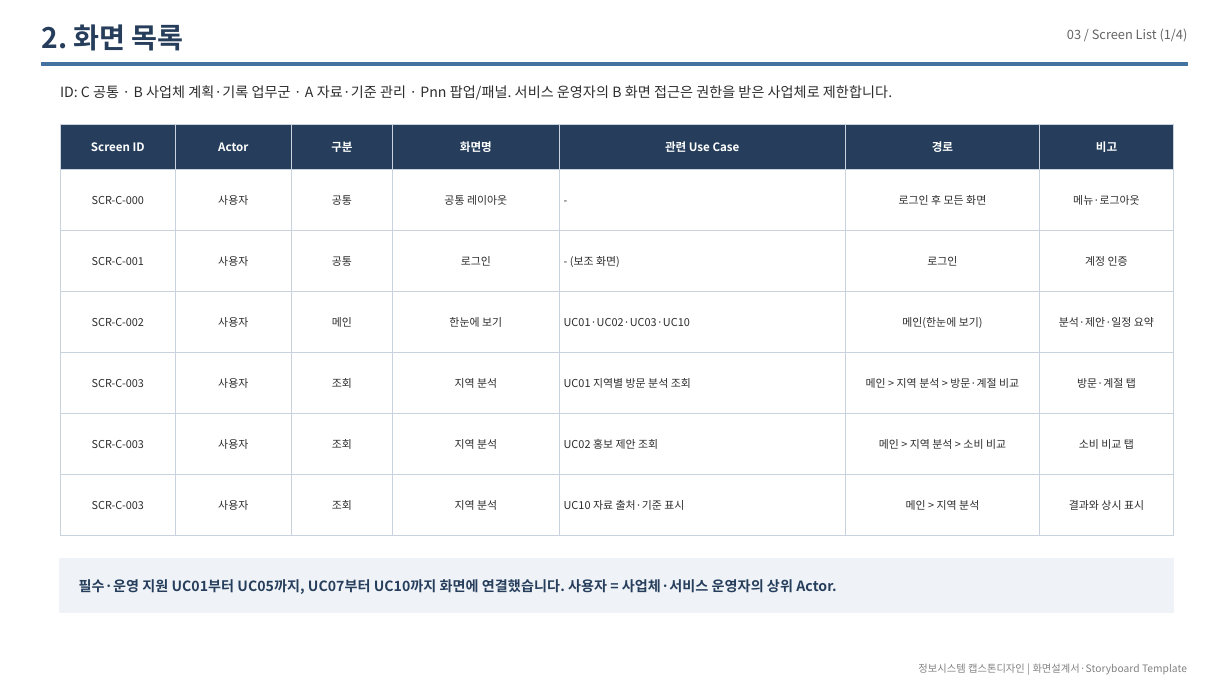
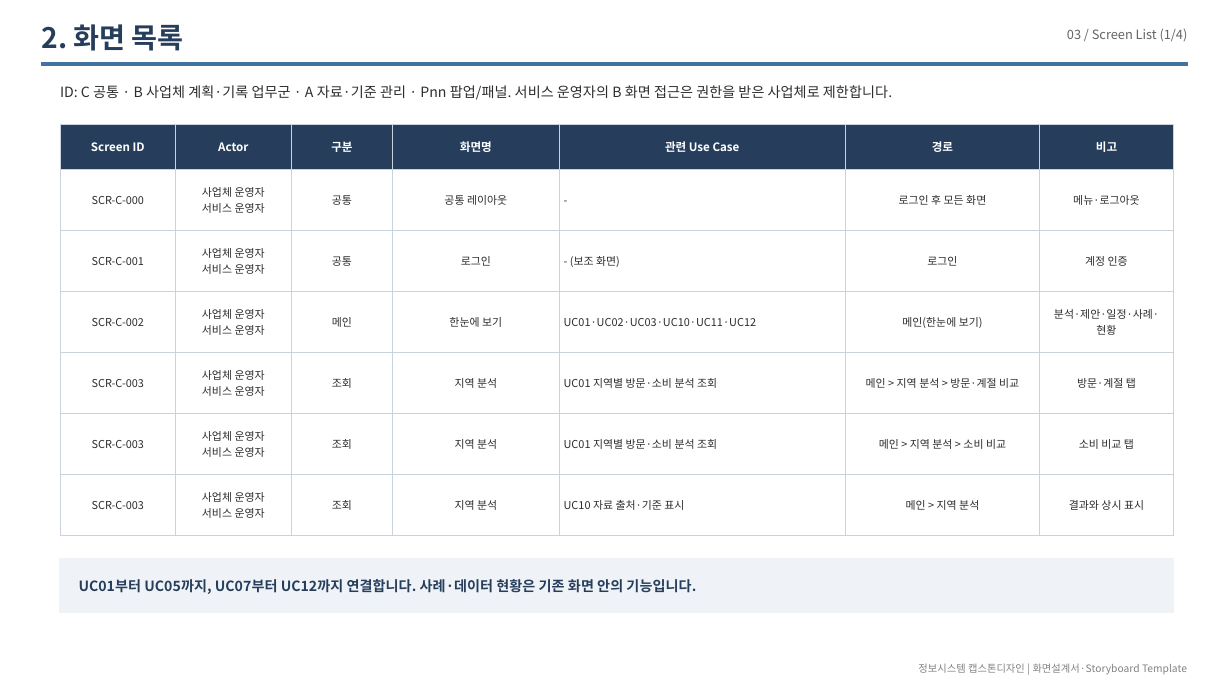
Before and after one commit to LSB-afk/-Information-Systems-Capstone-Design, a slide deck: slide 6 of 00_제출/Red 화면설계서_20260927.pptx. Drawn at 1232x693 pixels with LibreOffice and Linux fonts; fonts in the diff are those of the drawing. Boxes give left, top, right and bottom in pixels: in the first picture for what was removed or moved away, otherwise in the second. Text is boxed around its words. In the diff, an @@ line names an element or a change of style, - is before the commit and + after.

Commit message:
Keep screen specifications aligned with the revised Make flow
Constraint: Preserve the supplied template and use only the two confirmed actors.
Confidence: high
Scope-risk: narrow
Tested: 32 PDF pages; 141 descriptions and markers; 27 capture hashes; unchanged theme, master and layout parts; PPT package, geometry, font and import checks.
Not-tested: Final PowerPoint native rendering; final alignment of the original PROJECT and Use Case Diagram.

```diff
--- a/00_제출/Red 화면설계서_20260927.pptx
+++ b/00_제출/Red 화면설계서_20260927.pptx
@@ table at [60, 125, 1174, 522] @@
-row 2, column 2: 사용자
+row 2, column 2: 사업체 운영자 / 서비스 운영자
-row 3, column 2: 사용자
+row 3, column 2: 사업체 운영자 / 서비스 운영자
-row 4: SCR-C-002 | 사용자 | 메인 | 한눈에 보기 | UC01·UC02·UC03·UC10 | 메인(한눈에 보기) | 분석·제안·일정 요약
+row 4: SCR-C-002 | 사업체 운영자 / 서비스 운영자 | 메인 | 한눈에 보기 | UC01·UC02·UC03·UC10·UC11·UC12 | 메인(한눈에 보기) | 분석·제안·일정·사례·현황
-row 5, column 2: 사용자
+row 5, column 2: 사업체 운영자 / 서비스 운영자
-row 5, column 5: UC01 지역별 방문 분석 조회
+row 5, column 5: UC01 지역별 방문·소비 분석 조회
-row 6, column 2: 사용자
+row 6, column 2: 사업체 운영자 / 서비스 운영자
-row 6, column 5: UC02 홍보 제안 조회
+row 6, column 5: UC01 지역별 방문·소비 분석 조회
-row 7, column 2: 사용자
+row 7, column 2: 사업체 운영자 / 서비스 운영자
@@ text at [79, 579, 696, 594]: text changed @@
-필수·운영 지원 UC01부터 UC05까지, UC07부터 UC10까지 화면에 연결했습니다. 사용자 = 사업체·서비스 운영자의 상위 Actor.
+UC01부터 UC05까지, UC07부터 UC12까지 연결합니다. 사례·데이터 현황은 기존 화면 안의 기능입니다.
```
Also in this commit, not shown: 28 other slides changed, 2 slides added, 7 other files.
